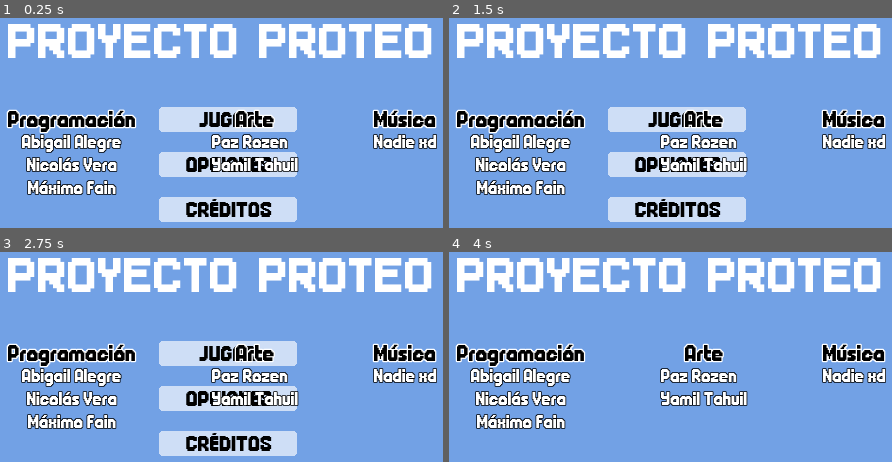
Above: before the commit, frames 1-4 (two rows, left to right).
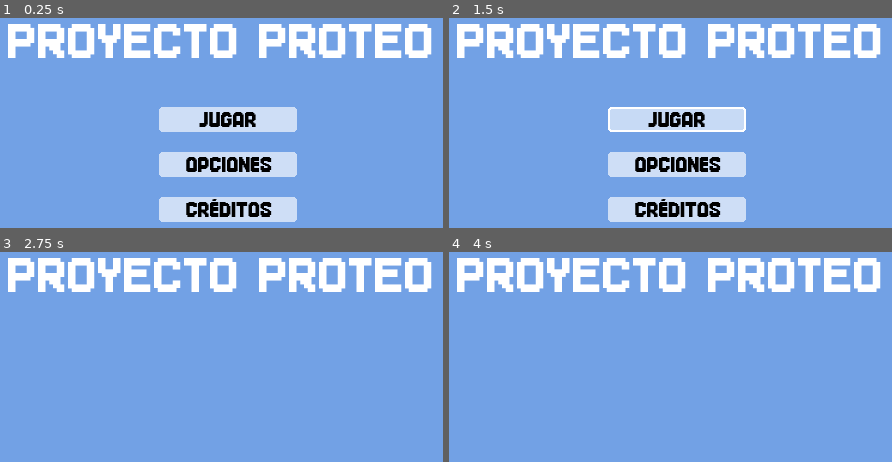
Above: after the commit, the same moments.

Repository: TheMaxcraft1/MarDelJam2023_ProyectoProteo
Game: Godot game, scene res://Scenes/MainMenu.tscn
Two runs of this game, one before a commit and one after it. Both use one fixed random seed, a clock stepped at 60 frames per second and the inputs below. The project has no main scene, so this scene is started directly.
Inputs (mouse positions are in pixels of both pictures, inside the frame that each line leads up to):
- Up to frame 1 (0.25 s): no input
- Up to frame 2 (1.5 s): click (674, 118) at 0.5 s; click (674, 118) at 1.25 s
- Up to frame 3 (2.75 s): click (225, 399) at 2 s
- Up to frame 4 (4 s): click (674, 443) at 2.77 s; tap Enter at 3.5 s; move the mouse to (652, 401) at 3.52 s; tap Space (WaterJump) at 3.77 s

The runs differ from the first frame. In frame 1, 10% of the frame differs, in the area x 1-99%, y 43-85%; in frame 2, 11%; in frame 3, 20%, in the area x 1-99%, y 42-98%; in frame 4, 11%.

Commit message:
MainMenu base for first release

Diff:
--- a/Scenes/MainMenu.gd
+++ b/Scenes/MainMenu.gd
@@ -1,6 +1,6 @@
 extends Node2D
 
-
+var scene_list = ["res://Scenes/WaterScene.tscn"]
 # Called when the node enters the scene tree for the first time.
 func _ready():
 	pass # Replace with function body.
@@ -12,5 +12,30 @@
 
 
 func _on_creditos_button_pressed():
+	$ButtonPressed.play()
 	$MainContainer.set_visible(false)
 	$CreditosContainer.set_visible(true)
+
+
+func _on_opciones_button_pressed():
+	$ButtonPressed.play()
+	$MainContainer.set_visible(false)
+	#$OpcionesContainer.set_visible(true)
+
+
+func _on_jugar_button_pressed():
+	$ButtonPressed.play()
+	await $ButtonPressed.finished
+	get_tree().change_scene_to_file(scene_list[randi() % scene_list.size()])
+
+
+func _on_jugar_button_mouse_entered():
+	$ButtonPressed.play()
+
+
+func _on_opciones_button_mouse_entered():
+	$ButtonPressed.play()
+
+
+func _on_creditos_button_mouse_entered():
+	$ButtonPressed.play()
--- a/Scenes/MainMenu.tscn
+++ b/Scenes/MainMenu.tscn
@@ -69,6 +69,7 @@
 texture_hover = ExtResource("10_p75ct")
 
 [node name="CreditosContainer" type="MarginContainer" parent="."]
+visible = false
 offset_top = 128.0
 offset_right = 480.0
 offset_bottom = 225.0
@@ -144,4 +145,13 @@
 theme_override_font_sizes/font_size = 16
 text = "Nadie xd"
 
+[node name="ButtonHover" type="AudioStreamPlayer2D" parent="."]
+
+[node name="ButtonPressed" type="AudioStreamPlayer2D" parent="."]
+
+[connection signal="mouse_entered" from="MainContainer/VBoxContainer/JugarButton" to="." method="_on_jugar_button_mouse_entered"]
+[connection signal="pressed" from="MainContainer/VBoxContainer/JugarButton" to="." method="_on_jugar_button_pressed"]
+[connection signal="mouse_entered" from="MainContainer/VBoxContainer/OpcionesButton" to="." method="_on_opciones_button_mouse_entered"]
+[connection signal="pressed" from="MainContainer/VBoxContainer/OpcionesButton" to="." method="_on_opciones_button_pressed"]
+[connection signal="mouse_entered" from="MainContainer/VBoxContainer/CreditosButton" to="." method="_on_creditos_button_mouse_entered"]
 [connection signal="pressed" from="MainContainer/VBoxContainer/CreditosButton" to="." method="_on_creditos_button_pressed"]
